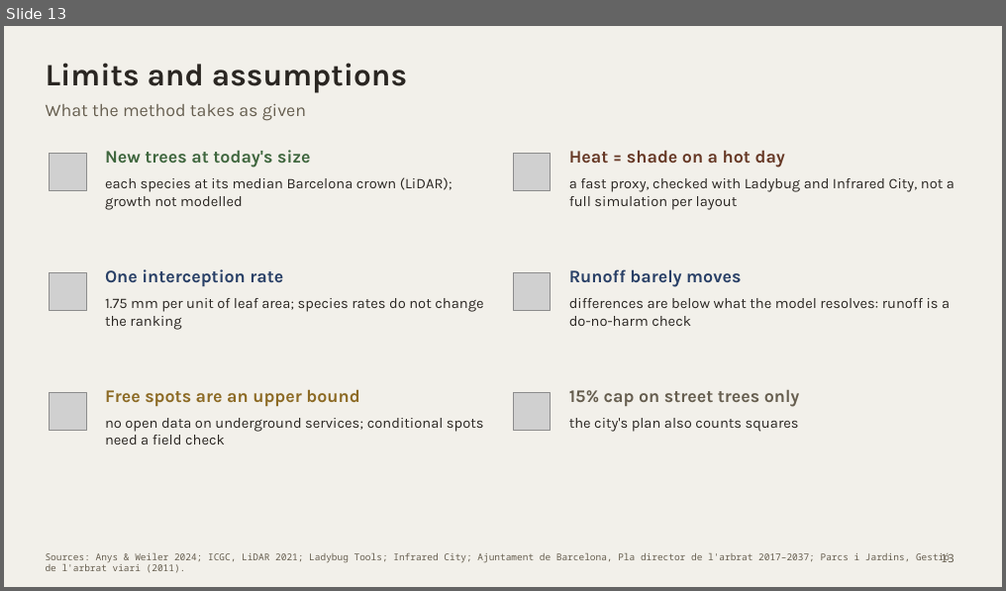
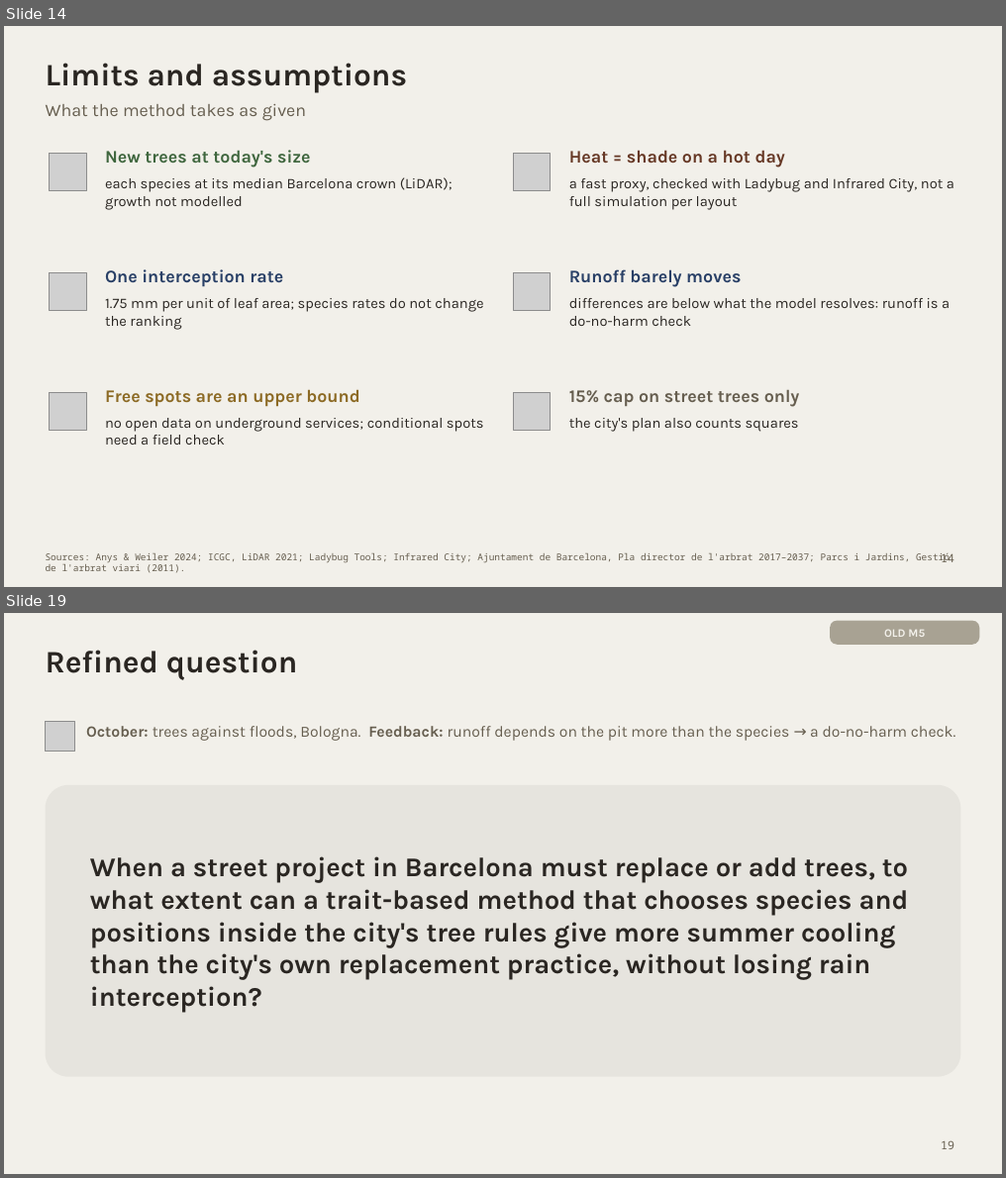
Before and after one commit to giofox96/shade-and-sponge, a slide deck: slides/final/shade_and_sponge_final_new.pptx. Shown one above the other, each under a label of ours: slide 13 before the commit, slides 14 and 19 after it; the slides between them are not shown. The pictures are 1006x591 and 1006x1178 pixels, drawn with LibreOffice and Linux fonts; fonts in the diff are those of the drawing; grey boxes stand for pictures. Boxes give left, top, right and bottom in pixels: in the first picture for what was removed or moved away, otherwise in the second. Text is boxed around its words. In the diff, an @@ line names an element or a change of style, - is before the commit and + after.

```diff
--- a/slides/final/shade_and_sponge_final_new.pptx
+++ b/slides/final/shade_and_sponge_final_new.pptx
@@ slide 19 added at [4, 613, 1002, 1174], background #F2F0EA @@
@@ rounded rectangle added at [830, 621, 979, 645], fill #A8A293 @@
@@ text added at [884, 629, 925, 637], 11 pt, text #F2F0EA, bold @@
+OLD M5
@@ text added at [46, 650, 297, 680], 30 pt, text #2A2622, bold @@
+Refined question
@@ picture added at [46, 722, 75, 752] @@
@@ text added at [86, 726, 956, 741], 15 pt, text #665E4F @@
+October: trees against floods, Bologna. Feedback: runoff depends on the pit more than the species → a do-no-harm check.
@@ rounded rectangle added at [46, 785, 960, 1077], fill #E6E4DE @@
@@ text added at [90, 857, 909, 1013], 26 pt, text #2A2622, bold @@
+When a street project in Barcelona must replace or add trees, to what extent can a trait-based method that chooses species and positions inside the city's tree rules give more summer cooling than the city's own replacement practice, without losing rain interception?
@@ page number added at [941, 1141, 954, 1150], 11 pt, text #665E4F @@
+19
@@ what was slide 13 is now slide 14 @@
@@ page number at [941, 554, 954, 563]: text changed @@
-13
+14
```
Also in this commit, not shown: 24 other slides added, 1 other file.
